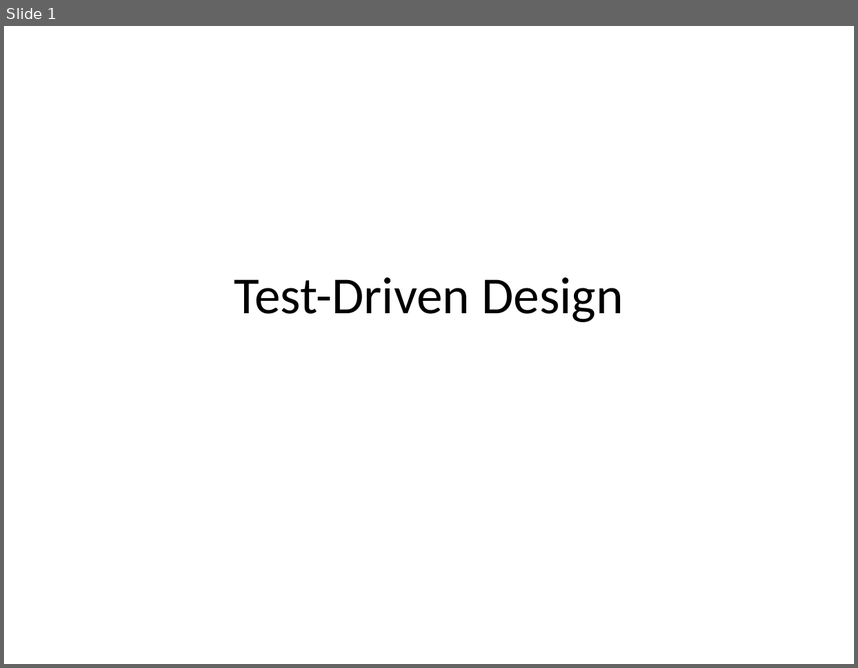
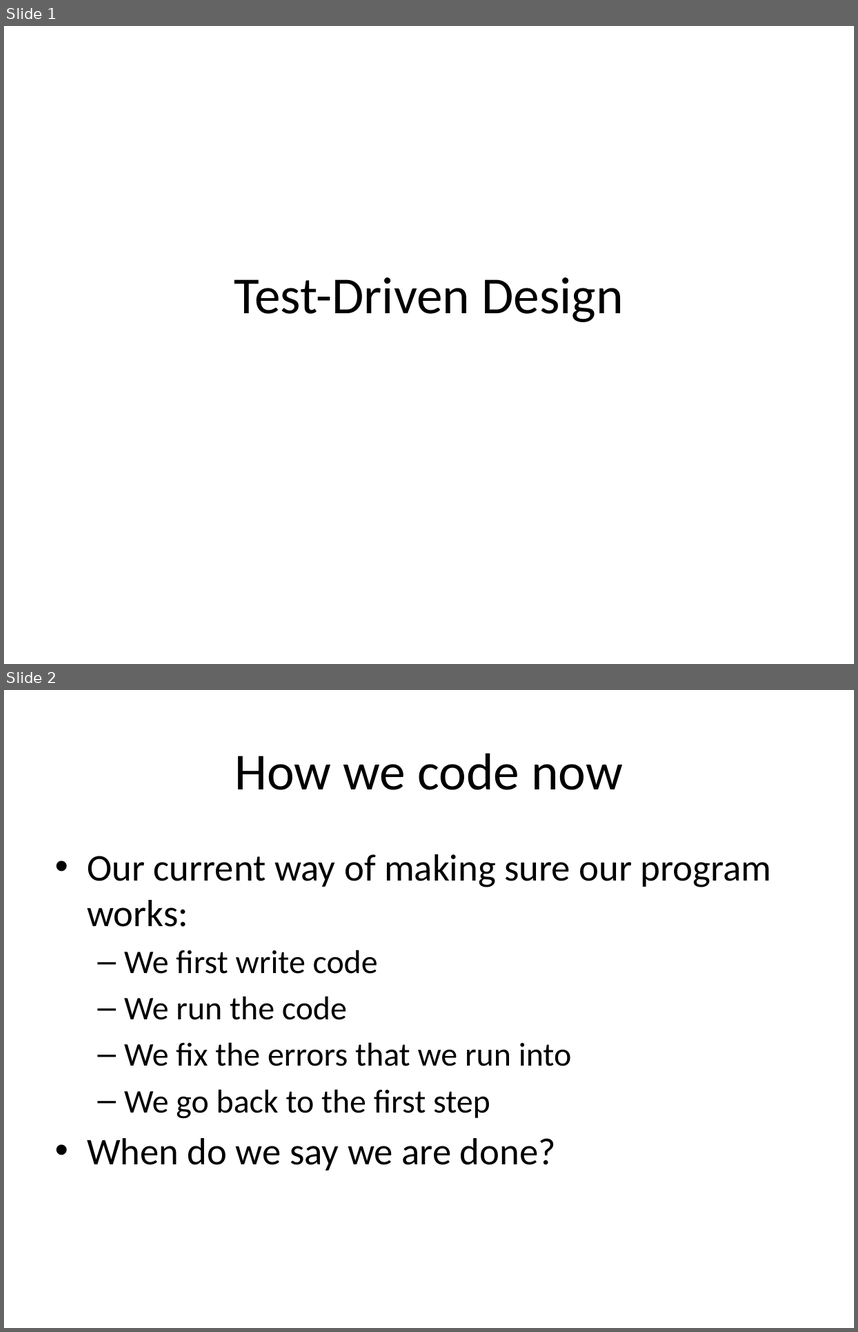
Before and after one commit to zengm71/Course-Overview, a slide deck: week_9/9.1 Test-Driven Design.pptx. Shown one above the other, each under a label of ours: slide 1 before the commit, slides 1 and 2 after it. The pictures are 858x668 and 858x1332 pixels, drawn with LibreOffice and Linux fonts; fonts in the diff are those of the drawing. Boxes give left, top, right and bottom in pixels: in the first picture for what was removed or moved away, otherwise in the second. Text is boxed around its words. In the diff, an @@ line names an element or a change of style, - is before the commit and + after.

```diff
--- a/week_9/9.1 Test-Driven Design.pptx
+++ b/week_9/9.1 Test-Driven Design.pptx
@@ slide 2 added at (4,690,854,1328), background #FFFFFF @@
@@ title added at (234,753,623,790), 44 pt, text #000000 @@
+How we code now
@@ text added at (87,854,772,1170), 28 pt, text #000000 @@
+• Our current way of making sure our program works:
+  – We first write code
+  – We run the code
+  – We fix the errors that we run into
+  – We go back to the first step
+• When do we say we are done?
```
Also in this commit, not shown: 8 other slides added.
